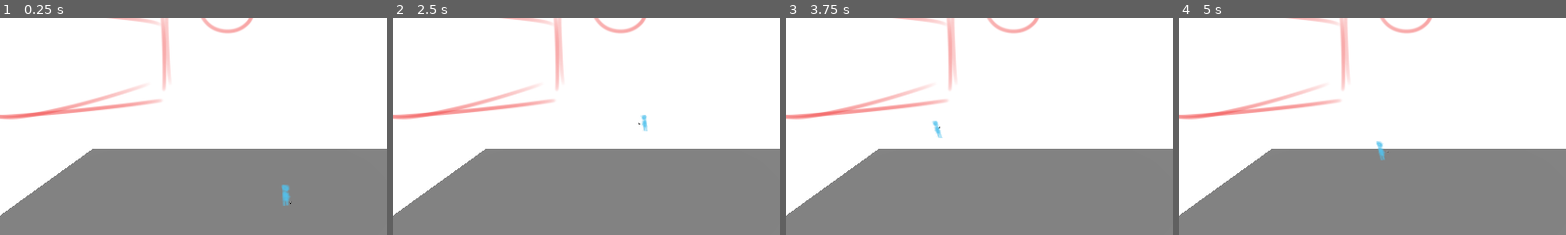
Above: before the commit, frames 1-4 (left to right).
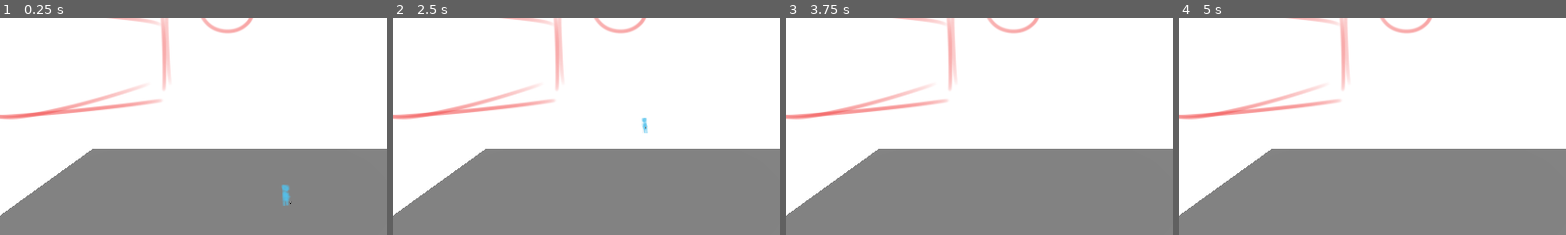
Above: after the commit, the same moments.

Repository: Gunihelm/RandomBullshitGo
Game: Godot game, scene res://scenes/game.tscn
The game is run twice, just before and just after one commit, with the same random seed, the same clock (stepped at 60 frames per second) and the same inputs.
Inputs (mouse positions are % of the whole screen's width and height, from its top left):
- Up to frame 1 (0.25 s): no input
- Up to frame 2 (2.5 s): tap Enter (ui_accept) at 0.5, 0.77, 1.25, 1.52 s; move the mouse to (45, 70) at 0.52 s; hold W (Up) 0.53-2.03 s; move the mouse to (80, 65) at 1.27 s; move the mouse to (20, 35) at 2.02 s; hold A (Left) from 2.03 s (still down)
- Up to frame 3 (3.75 s): tap Enter (ui_accept) at 2.75, 3.02, 3.5 s; move the mouse to (55, 50) at 2.77 s; move the mouse to (35, 25) at 3.52 s; release A (Left) at 3.53 s; hold S (Down) from 3.53 s (still down)
- Up to frame 4 (5 s): tap Enter (ui_accept) at 3.77, 4.25, 4.52 s; move the mouse to (72, 45) at 4.27 s; release S (Down) at 4.28 s; hold D (Right) from 4.28 s (still down)
The pictures show only the part of the screen within x 11-61%, y 4-54%; the shares and areas given below are measured in that part.

The runs differ from the first frame. In frame 2, less than 0.1% of the frame differs, in the area x 63-66%, y 44-54%; in frame 3, 0.1%; in frame 4, 0.1%, in the area x 50-55%, y 56-66%.

Commit message:
facing indicator

Diff:
--- a/scenes/game.tscn
+++ b/scenes/game.tscn
@@ -4,7 +4,7 @@
 [ext_resource type="Texture2D" uid="uid://3w0huat4uac7" path="res://assets/BG_mockup.png" id="3_0w828"]
 
 [sub_resource type="BoxShape3D" id="BoxShape3D_yufhb"]
-size = Vector3(1000, 1, 1000)
+size = Vector3(20, 1, 10)
 
 [sub_resource type="BoxMesh" id="BoxMesh_ick2o"]
 size = Vector3(20, 1, 10)
@@ -38,7 +38,7 @@
 mesh = SubResource("BoxMesh_ick2o")
 
 [node name="Ground" type="StaticBody3D" parent="."]
-transform = Transform3D(1, 0, 0, 0, 1, 0, 0, 0, 1, 0, -25.5748, 0)
+transform = Transform3D(1, 0, 0, 0, 1, 0, 0, 0, 1, 0, -50, 0)
 metadata/_edit_group_ = true
 
 [node name="CollisionShape3D" type="CollisionShape3D" parent="Ground"]
